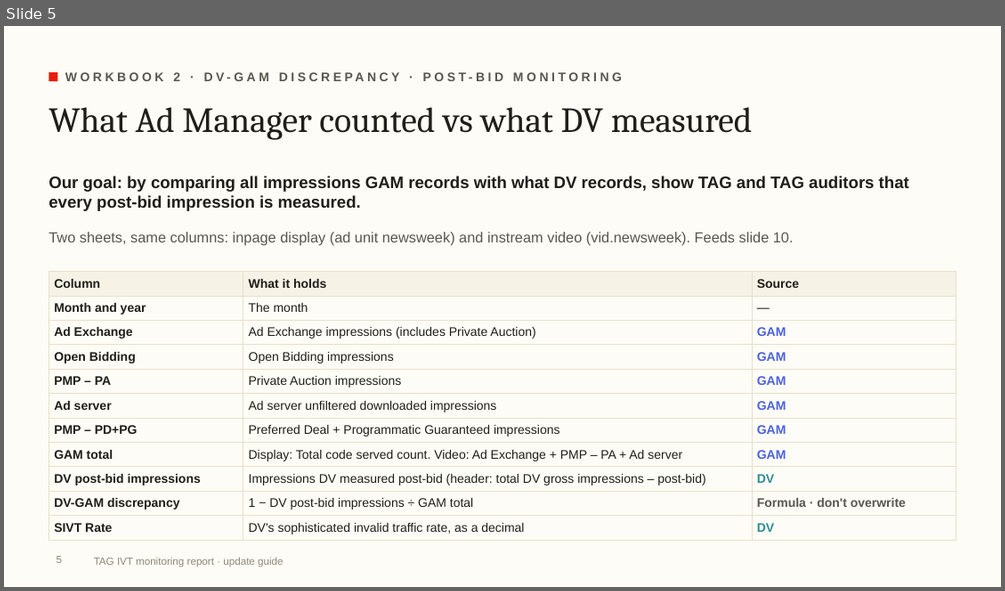
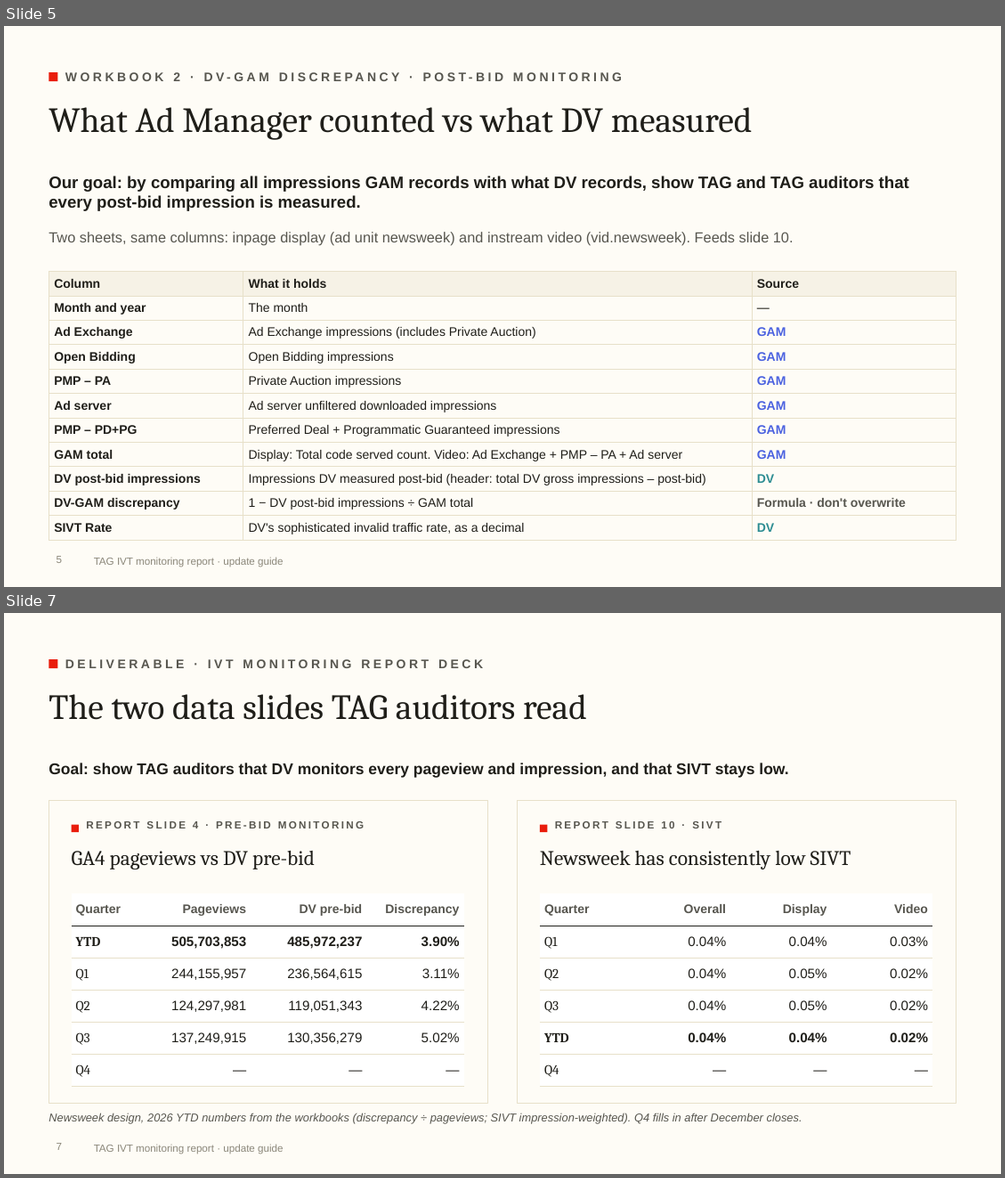
Before and after one commit to rogerhirano-nw/yield-dashboard, a slide deck: docs/TAG_IVT_Report_Update_Guide.pptx. Shown one above the other, each under a label of ours: slide 5 before the commit, slides 5 and 7 after it; the slides between them are not shown. The pictures are 1005x591 and 1005x1178 pixels, drawn with LibreOffice and Linux fonts; fonts in the diff are those of the drawing; background and template pictures are left out. Boxes give left, top, right and bottom in pixels: in the first picture for what was removed or moved away, otherwise in the second. Text is boxed around its words. In the diff, an @@ line names an element or a change of style, - is before the commit and + after.

```diff
--- a/docs/TAG_IVT_Report_Update_Guide.pptx
+++ b/docs/TAG_IVT_Report_Update_Guide.pptx
@@ slide 7 added at <box>4,613,1001,1174</box>, background #FEFCF6; not listed: 2 template elements that a slide beside it also shows @@
@@ text added at <box>65,659,483,668</box>, 12 pt, text #57564F, bold @@
+DELIVERABLE · IVT MONITORING REPORT DECK
@@ title added at <box>48,694,587,720</box>, 34 pt, text #1F1E19 @@
+The two data slides TAG auditors read
@@ text added at <box>48,763,788,778</box>, 15 pt, text #1F1E19, bold @@
+Goal: show TAG auditors that DV monitors every pageview and impression, and that SIVT stays low.
@@ rectangle added at <box>48,800,488,1103</box>, fill #FEFCF6, outline #E7E0C9 0.75 pt @@
@@ rectangle added at <box>72,825,79,832</box>, fill #E91D0C @@
@@ text added at <box>86,821,364,828</box>, 10 pt, text #57564F, bold @@
+REPORT SLIDE 4 · PRE-BID MONITORING
@@ rectangle added at <box>518,800,956,1103</box>, fill #FEFCF6, outline #E7E0C9 0.75 pt @@
@@ rectangle added at <box>540,825,548,832</box>, fill #E91D0C @@
@@ text added at <box>555,821,721,828</box>, 10 pt, text #57564F, bold @@
+REPORT SLIDE 10 · SIVT
@@ text added at <box>72,850,315,869</box>, 20 pt, text #1F1E19 @@
+GA4 pageviews vs DV pre-bid
@@ text added at <box>540,851,851,869</box>, 20 pt, text #1F1E19 @@
+Newsweek has consistently low SIVT
@@ table added at <box>72,893,464,1080</box>, 6 rows, 4 columns @@
+Quarter | Pageviews | DV pre-bid | Discrepancy
+YTD | 505,703,853 | 485,972,237 | 3.90%
+Q1 | 244,155,957 | 236,564,615 | 3.11%
+Q2 | 124,297,981 | 119,051,343 | 4.22%
+Q3 | 137,249,915 | 130,356,279 | 5.02%
+Q4 | — | — | —
@@ table added at <box>540,893,933,1080</box>, 6 rows, 4 columns @@
+Quarter | Overall | Display | Video
+Q1 | 0.04% | 0.04% | 0.03%
+Q2 | 0.04% | 0.05% | 0.02%
+Q3 | 0.04% | 0.05% | 0.02%
+YTD | 0.04% | 0.04% | 0.02%
+Q4 | — | — | —
@@ text added at <box>48,1112,802,1124</box>, 11 pt, text #57564F, italic @@
+Newsweek design, 2026 YTD numbers from the workbooks (discrepancy ÷ pageviews; SIVT impression-weighted). Q4 fills in after December closes.
@@ page number added at <box>57,1143,62,1150</box>, 10 pt, text #8C887B @@
+7
```
Also in this commit, not shown: 1 slide changed, 1 other slide added, 1 other file.
